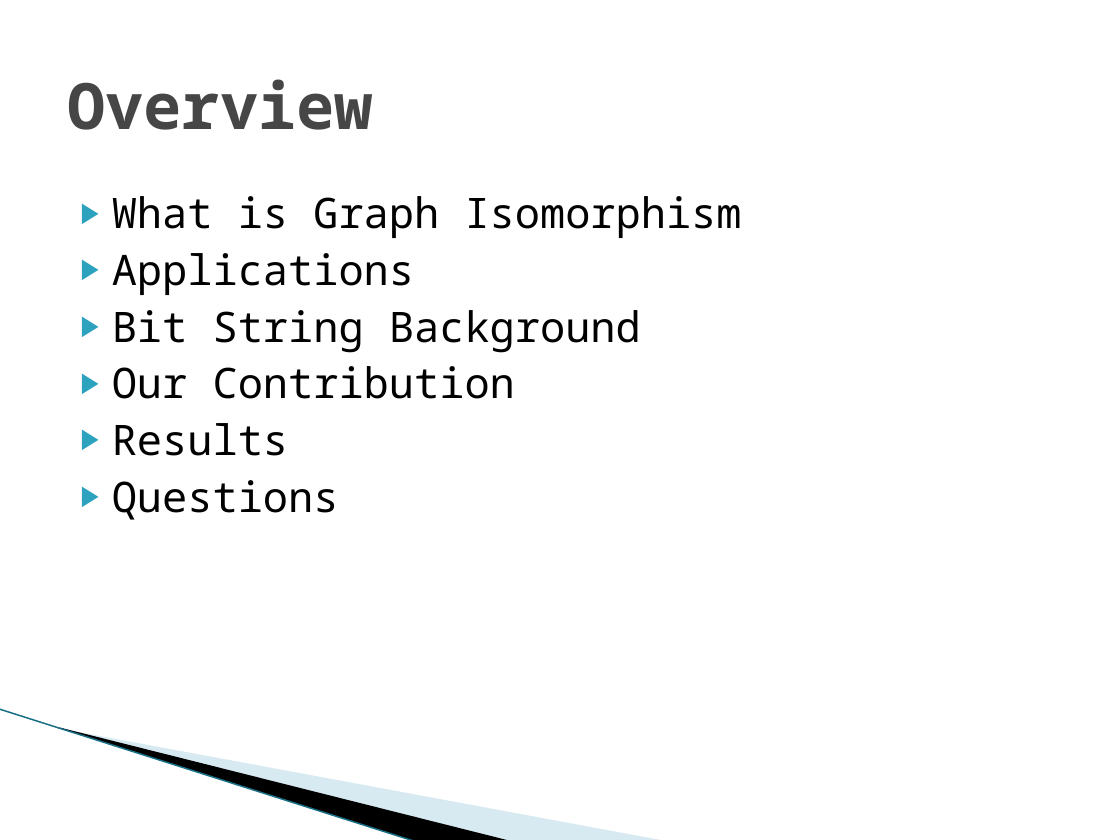
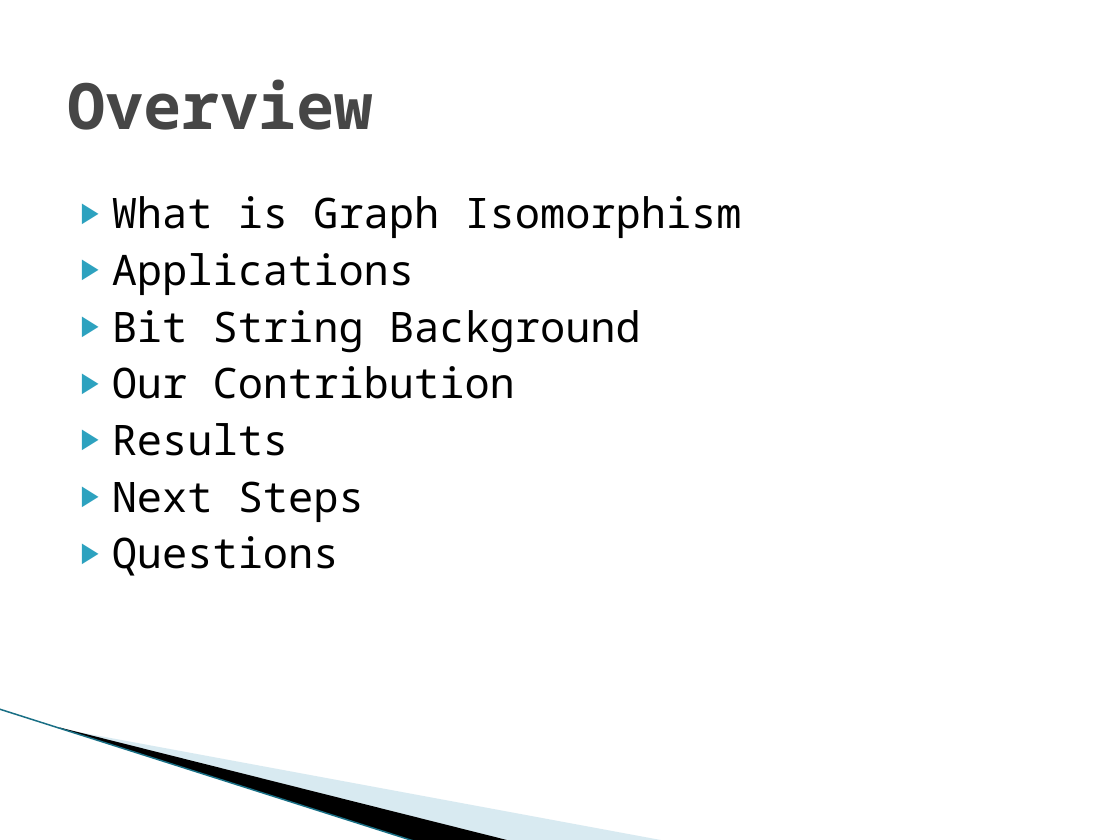
Before and after one commit to kjrcda/recursive-bit-string-isomorphism, a slide deck: slide 2 of Solving Graph Isomorphism with Minimum Bit Strings.pptx. Drawn at 1120x840 pixels with LibreOffice and Linux fonts; fonts in the diff are those of the drawing; background and template pictures are left out. Boxes give left, top, right and bottom in pixels: in the first picture for what was removed or moved away, otherwise in the second. Text is boxed around its words. In the diff, an @@ line names an element or a change of style, - is before the commit and + after.

```diff
--- a/Solving Graph Isomorphism with Minimum Bit Strings.pptx
+++ b/Solving Graph Isomorphism with Minimum Bit Strings.pptx
@@ text at bbox=[112, 481, 364, 522]: paragraph added @@
+▶ Next Steps
```
Also in this commit, not shown: 3 other slides changed, 1 slide added, 2 other files.
